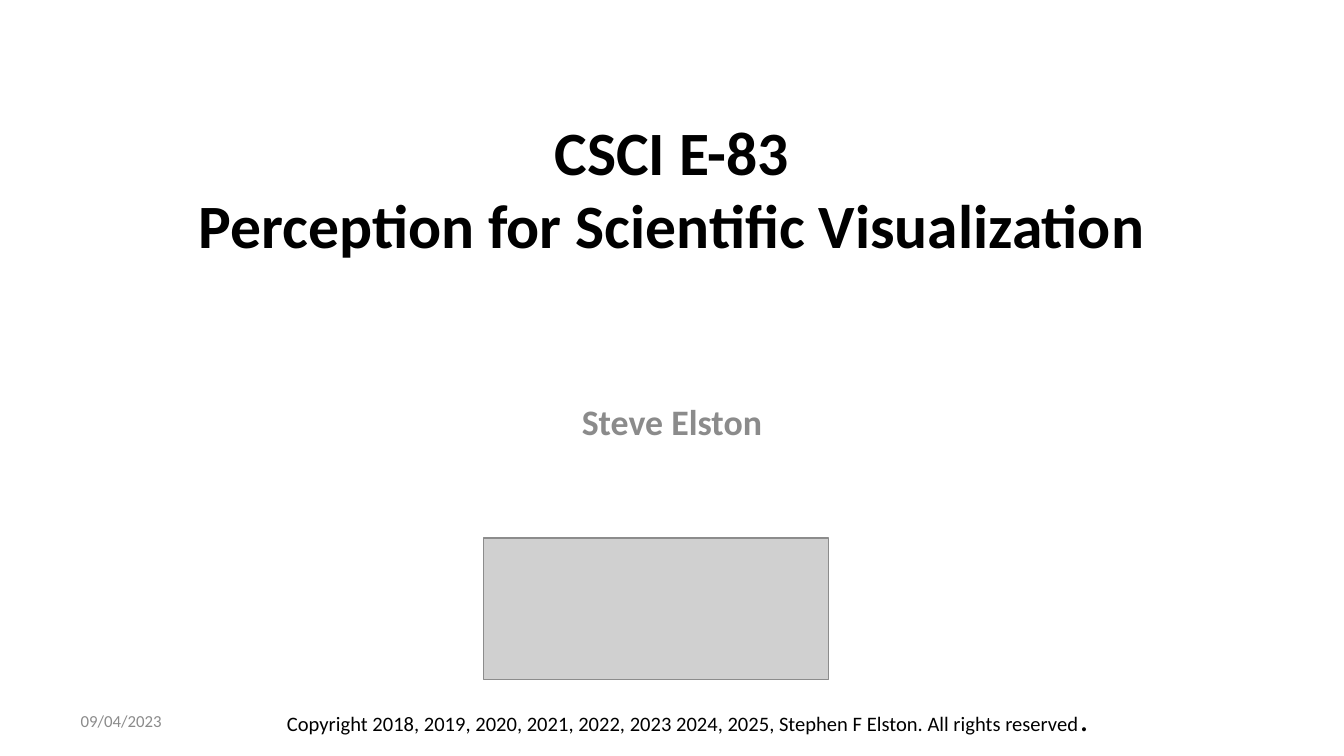
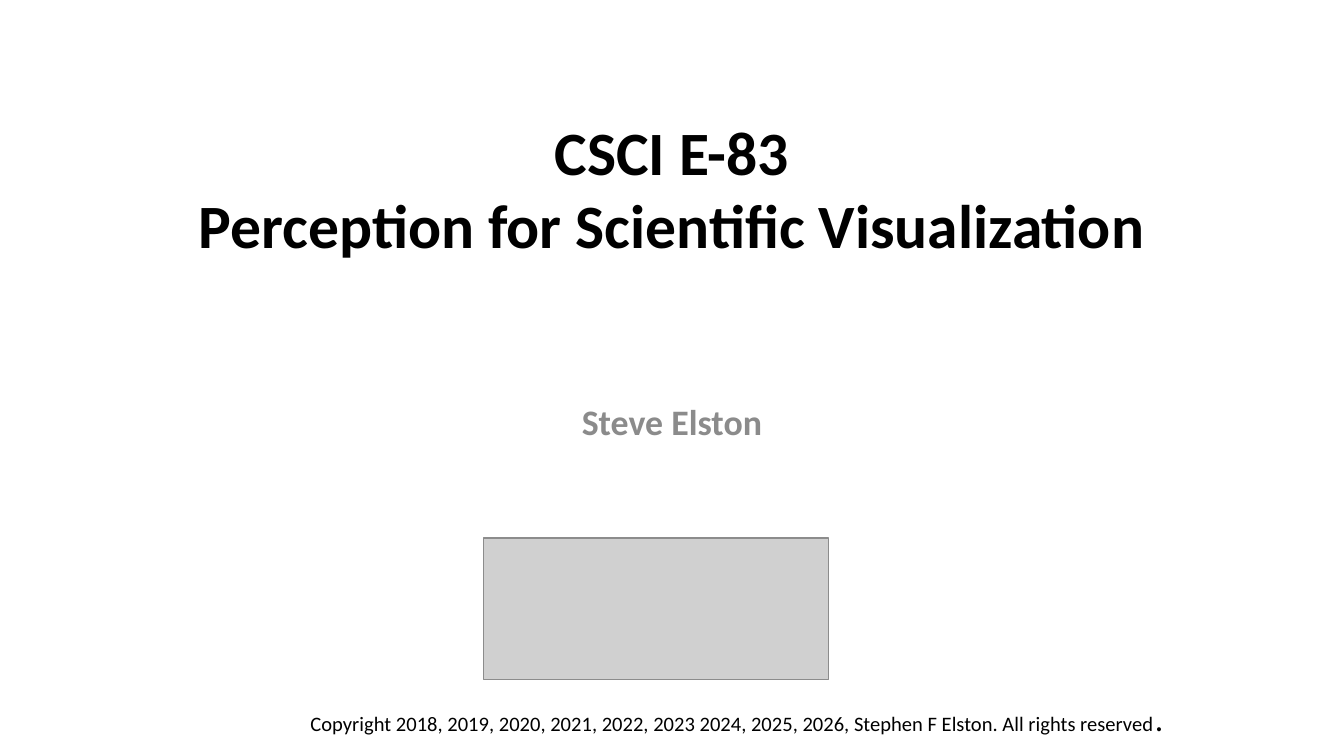
Before and after one commit to StephenElston/CSCI-E-83, a slide deck: slide 1 of LectureSlides/01_PreceptionForScientificVisualization.pptx. Drawn at 1344x756 pixels with LibreOffice and Linux fonts; fonts in the diff are those of the drawing; grey boxes stand for pictures. Boxes give left, top, right and bottom in pixels: in the first picture for what was removed or moved away, otherwise in the second. Text is boxed around its words. In the diff, an @@ line names an element or a change of style, - is before the commit and + after.

```diff
--- a/LectureSlides/01_PreceptionForScientificVisualization.pptx
+++ b/LectureSlides/01_PreceptionForScientificVisualization.pptx
@@ text removed at (81,715,162,728) @@
-09/04/2023
@@ text at (310,716,1153,735): text changed @@
-Copyright 2018, 2019, 2020, 2021, 2022, 2023 2024, 2025, Stephen F Elston. All rights reserved.
+Copyright 2018, 2019, 2020, 2021, 2022, 2023 2024, 2025, 2026, Stephen F Elston. All rights reserved.
```
Also in this commit, not shown: 14 other slides changed, 1 slide added, 1 slide removed.
